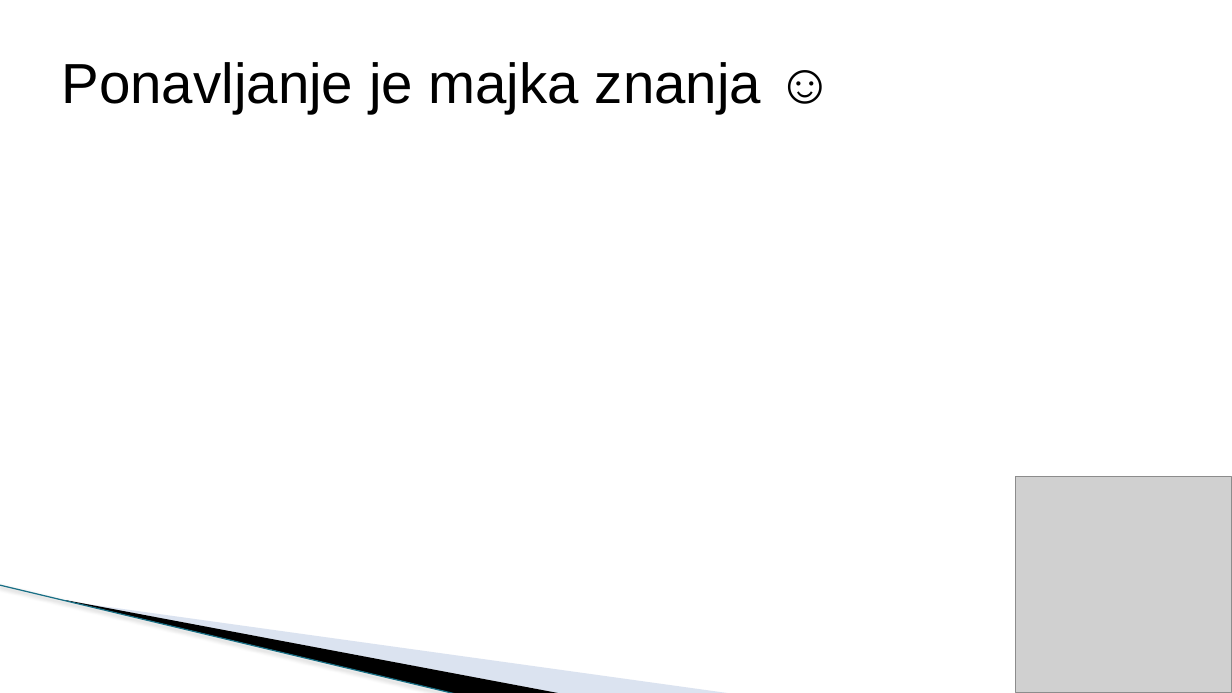
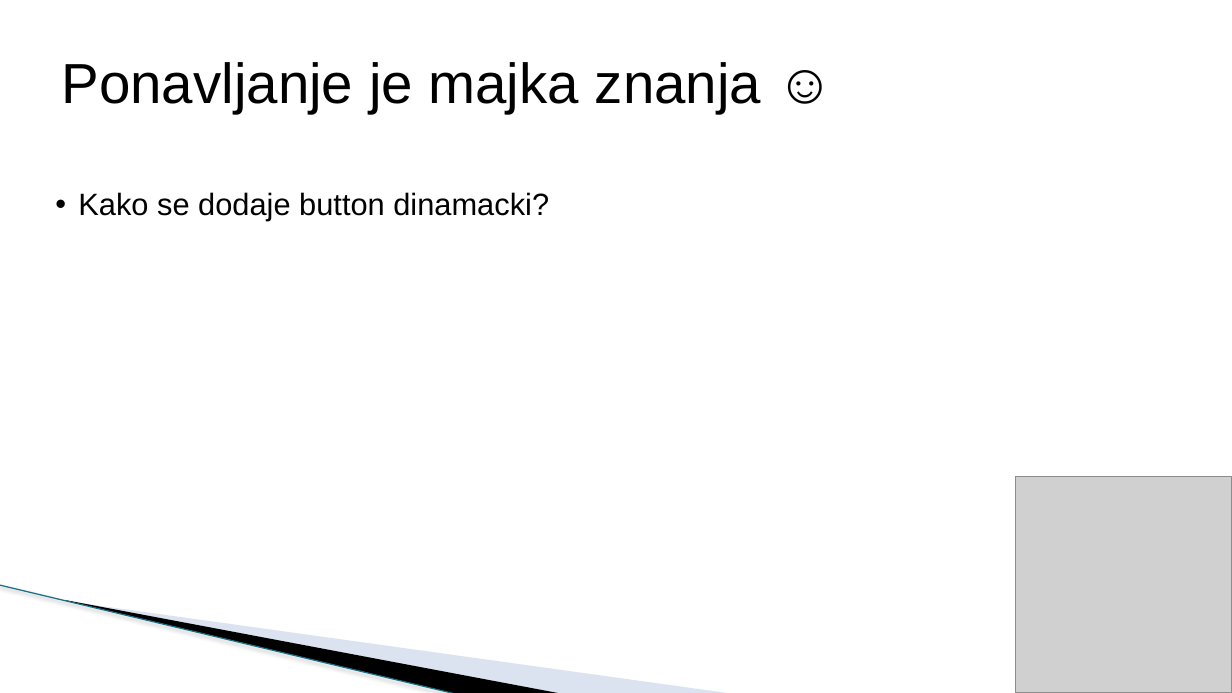
Before and after one commit to todalexcode/kurs-front-end, a slide deck: slide 3 of sesija-29/PPT/Front-End Developer-29.pptx. Drawn at 1232x693 pixels with LibreOffice and Linux fonts; fonts in the diff are those of the drawing; grey boxes stand for pictures; background and template pictures are left out. Boxes give left, top, right and bottom in pixels: in the first picture for what was removed or moved away, otherwise in the second. Text is boxed around its words. In the diff, an @@ line names an element or a change of style, - is before the commit and + after.

```diff
--- a/sesija-29/PPT/Front-End Developer-29.pptx
+++ b/sesija-29/PPT/Front-End Developer-29.pptx
@@ text added at [78, 192, 549, 221], 24 pt, text #000000 @@
+  • Kako se dodaje button dinamacki?
```
Also in this commit, not shown: 1 other slide changed, 2 slides added, 1 slide removed, 30 other files.
